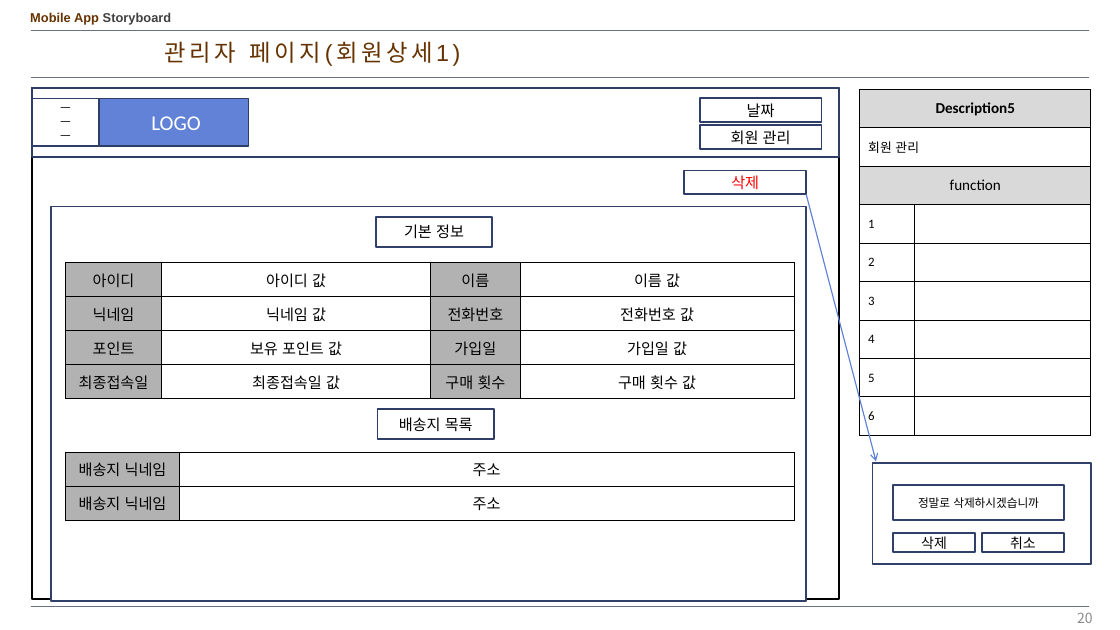
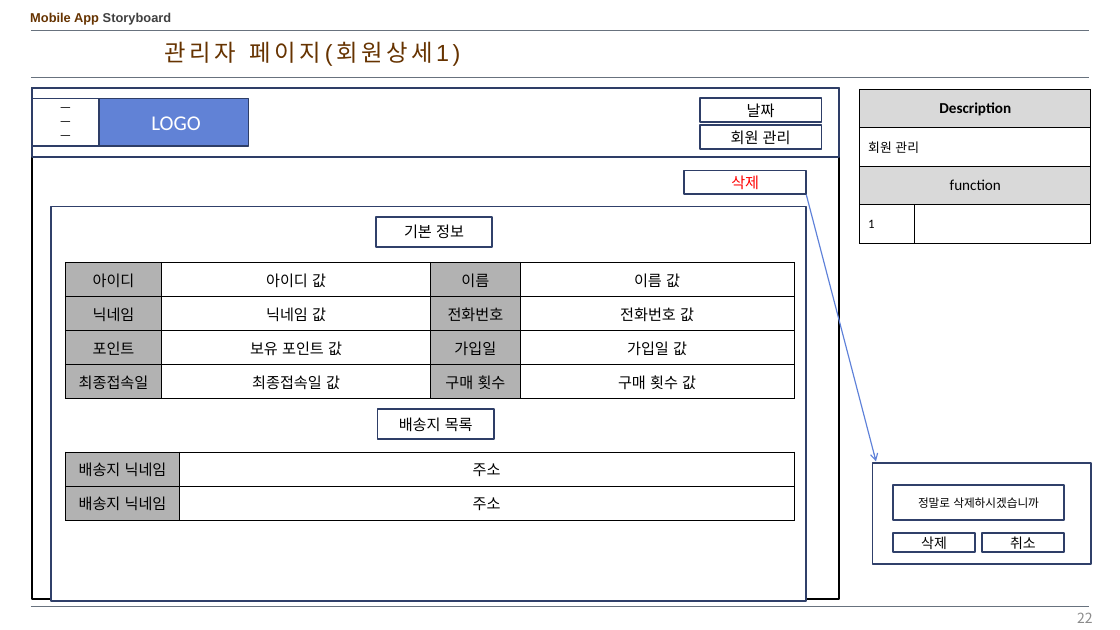
Before and after one commit to kangheechoul/document, a slide deck: slide 22 of 프레젠테이션 1.pptx (slide 20 before the commit). Drawn at 1120x630 pixels with LibreOffice and Linux fonts; fonts in the diff are those of the drawing. Boxes give left, top, right and bottom in pixels: in the first picture for what was removed or moved away, otherwise in the second. Text is boxed around its words. In the diff, an @@ line names an element or a change of style, - is before the commit and + after.

```diff
--- a/프레젠테이션 1.pptx
+++ b/프레젠테이션 1.pptx
@@ table at [860, 89, 1091, 243] @@
-row 1, column 1: Description5
+row 1, column 1: Description
-row 5: 2 | 
-row 6: 3 | 
-row 7: 4 | 
-row 8: 5 | 
-row 9: 6 | 
@@ page number at [1077, 612, 1093, 623]: text changed @@
-20
+22
```
Also in this commit, not shown: 8 other slides changed, 5 slides added.
